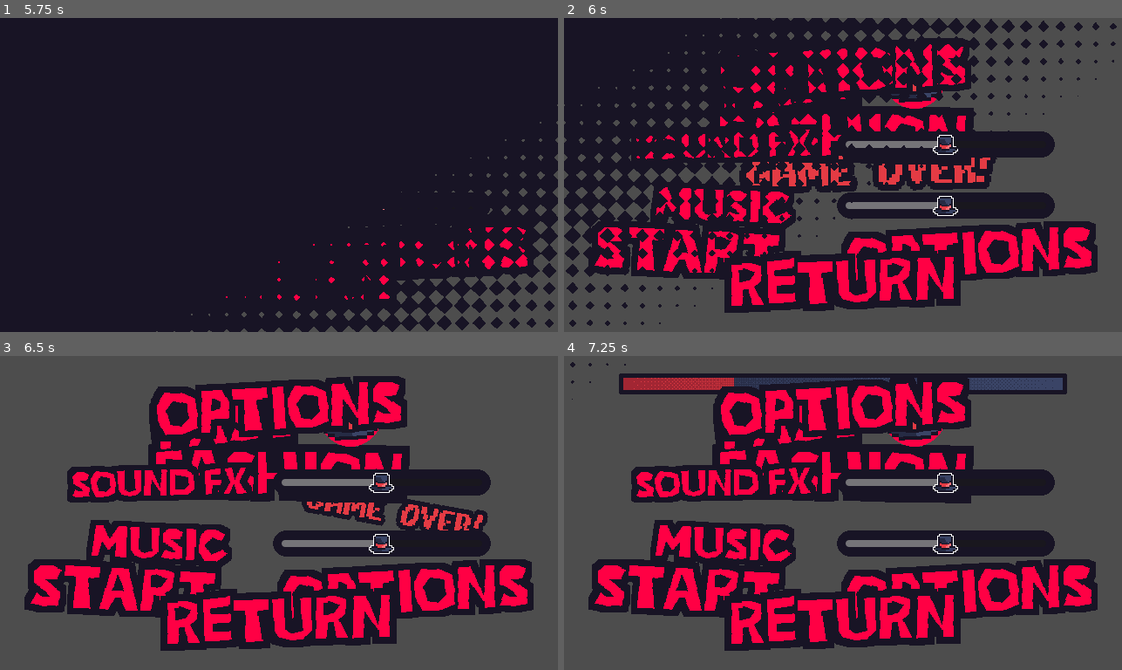
Above: before the commit, frames 1-4 (two rows, left to right).
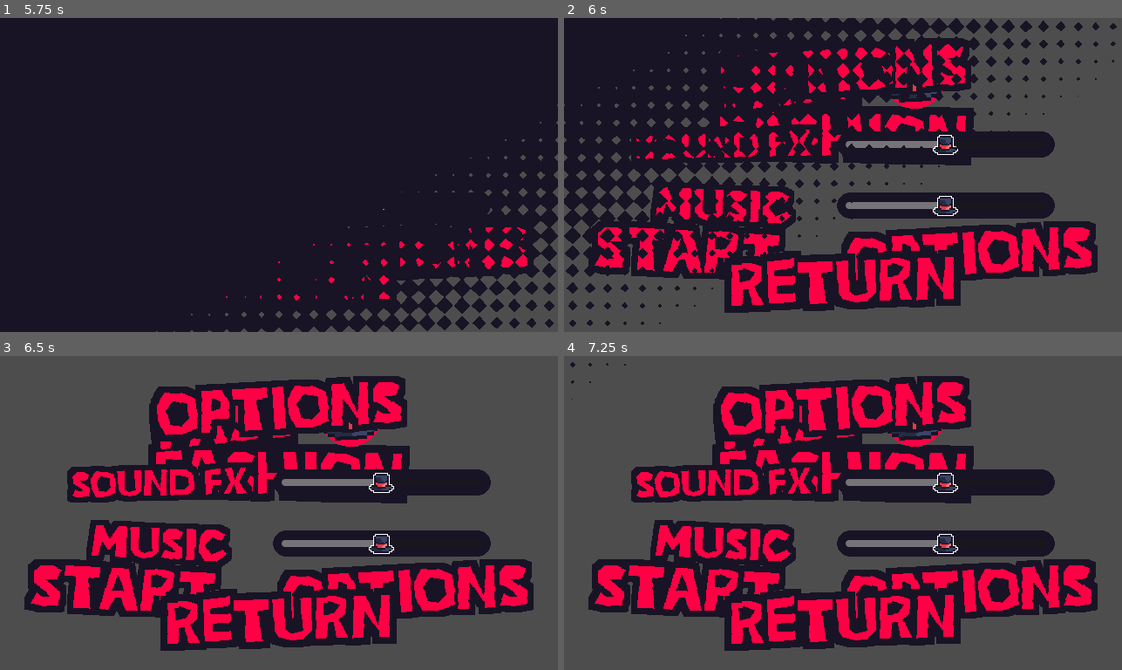
Above: after the commit, the same moments.

Repository: LaneMcMartin/FastFashion
Game: Godot game, scene res://main/main.tscn
Two runs of this game, one before a commit and one after it. Both use one fixed random seed, a clock stepped at 60 frames per second and the inputs below.
Inputs (mouse positions are in pixels of both pictures, inside the frame that each line leads up to):
- Up to frame 1 (5.75 s): move the mouse to (401, 159) at 0.52 s; press the mouse at (401, 159) at 0.53 s; hold D (RIGHT) 0.53-1.28 s; tap Enter at 1.25, 2.75 s; move the mouse to (167, 190) at 1.27 s; release the mouse at (167, 190) at 1.28 s; hold A (LEFT) 1.28-2.03 s; tap Space (SELECT) at 1.35, 2, 2.85, 4.35, 5 s; move the mouse to (334, 105) at 2.02 s; press the mouse at (334, 105) at 2.03 s; hold D (RIGHT) 2.03-3.53 s; move the mouse to (251, 237) at 2.77 s; release the mouse at (251, 237) at 2.78 s; click (251, 237) at 2.92 s; move the mouse to (446, 222) at 3.52 s; press the mouse at (446, 222) at 3.53 s; hold A (LEFT) from 3.53 s (still down); move the mouse to (111, 127) at 4.27 s; release the mouse at (111, 127) at 4.28 s; move the mouse to (306, 175) at 5.02 s; press the mouse at (306, 175) at 5.03 s
- Up to frame 2 (6 s): move the mouse to (759, 96) at 5.77 s; release A (LEFT) at 5.78 s; release the mouse at (759, 96) at 5.78 s; hold D (RIGHT) from 5.78 s (still down); tap Space (SELECT) at 5.85 s
- Up to frame 3 (6.5 s): keep holding D (RIGHT)
- Up to frame 4 (7.25 s): keep holding D (RIGHT); move the mouse to (965, 497) at 6.52 s; press the mouse at (965, 497) at 6.53 s

Frame 1 is identical in both runs. In frame 2, 3.1% of the frame differs, in the area x 31-78%, y 42-56%; in frame 3, 2.0%; in frame 4, 3.4%, in the area x 9-91%, y 5-13%.

Commit message:
Fixed game end bugs

Diff:
--- a/level_manager/level_manager.gd
+++ b/level_manager/level_manager.gd
@@ -87,9 +87,9 @@
 func game_end() -> void:
 	await level_end()
 	await ui_notifications.print_text("GAME OVER!")
-	await hide_all()
 	transition.close()
 	await transition.transition_completed
+	hide_all()
 	game_ended.emit()
 
 
